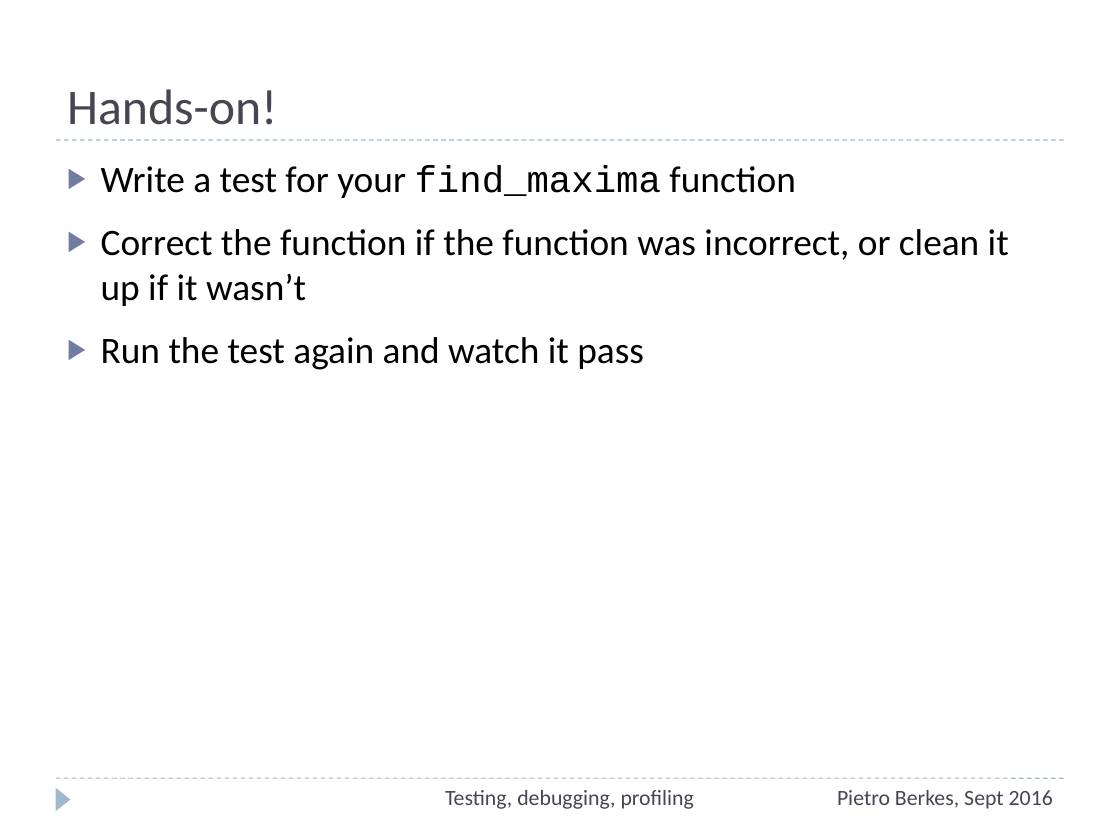
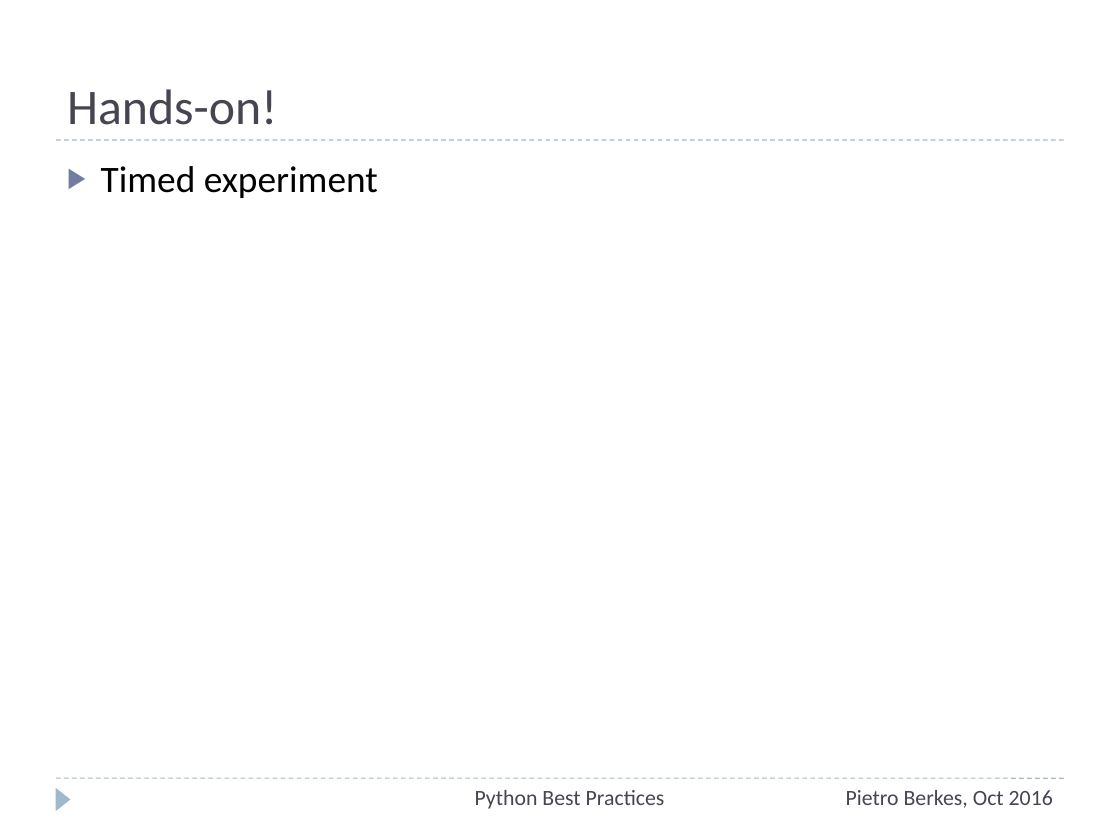
Before and after one commit to ASPP/testing_debugging_profiling, a slide deck: slide 59 of testing-debugging-profiling.pptx (slide 44 before the commit). Drawn at 1120x840 pixels with LibreOffice and Linux fonts; fonts in the diff are those of the drawing. Boxes give left, top, right and bottom in pixels: in the first picture for what was removed or moved away, otherwise in the second. Text is boxed around its words. In the diff, an @@ line names an element or a change of style, - is before the commit and + after.

```diff
--- a/testing-debugging-profiling.pptx
+++ b/testing-debugging-profiling.pptx
@@ text at (101, 166, 378, 198): text changed @@
-▶ Write a test for your find_maxima function
-▶ Correct the function if the function was incorrect, or clean it up if it wasn’t
-▶ Run the test again and watch it pass
+▶ Timed experiment
@@ text at (475, 790, 665, 809): text changed @@
-Testing, debugging, profiling
+Python Best Practices
@@ text at (846, 790, 1053, 808): text changed @@
-Pietro Berkes, Sept 2016
+Pietro Berkes, Oct 2016
```
Also in this commit, not shown: 64 other slides changed, 25 slides added, 11 slides removed.
